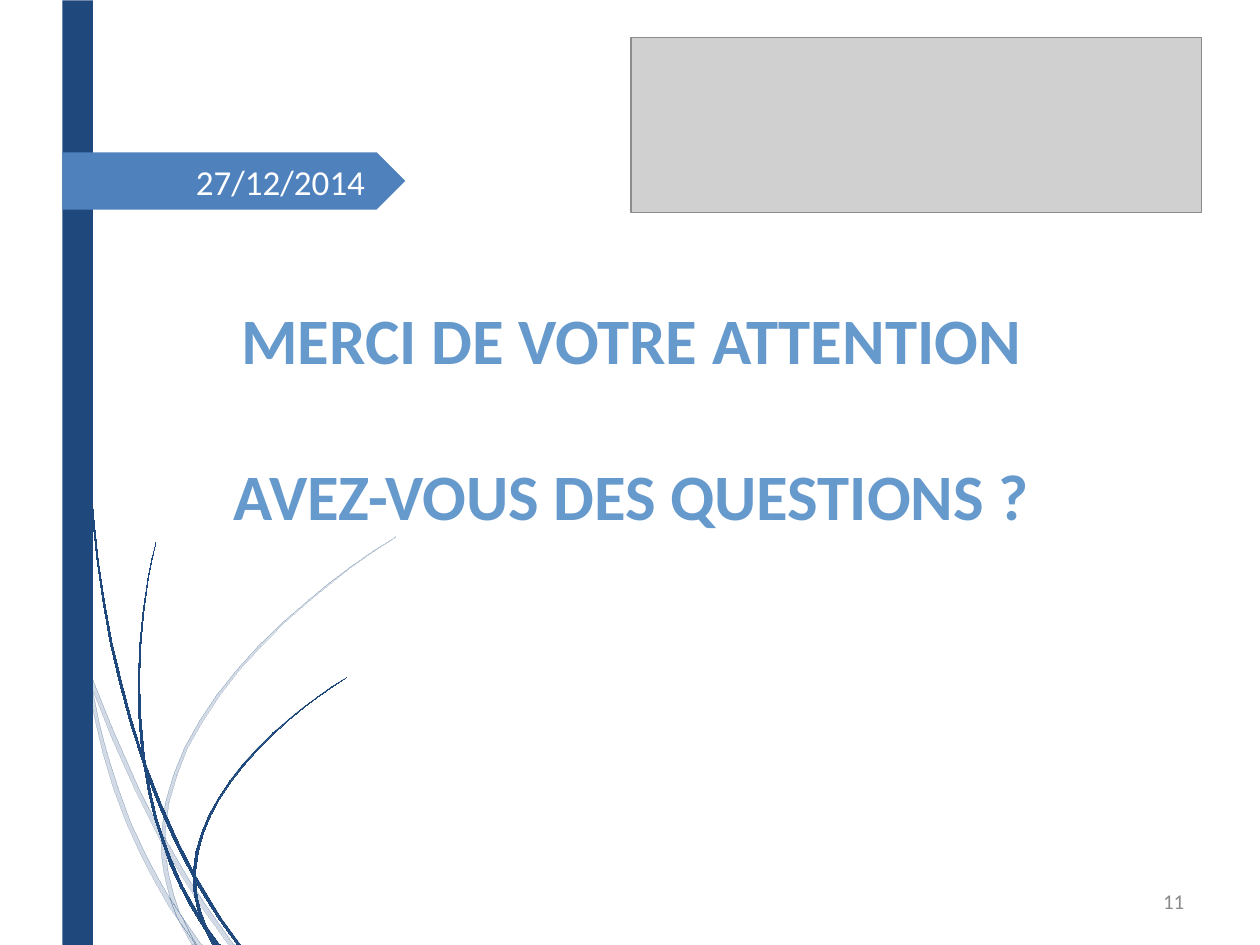
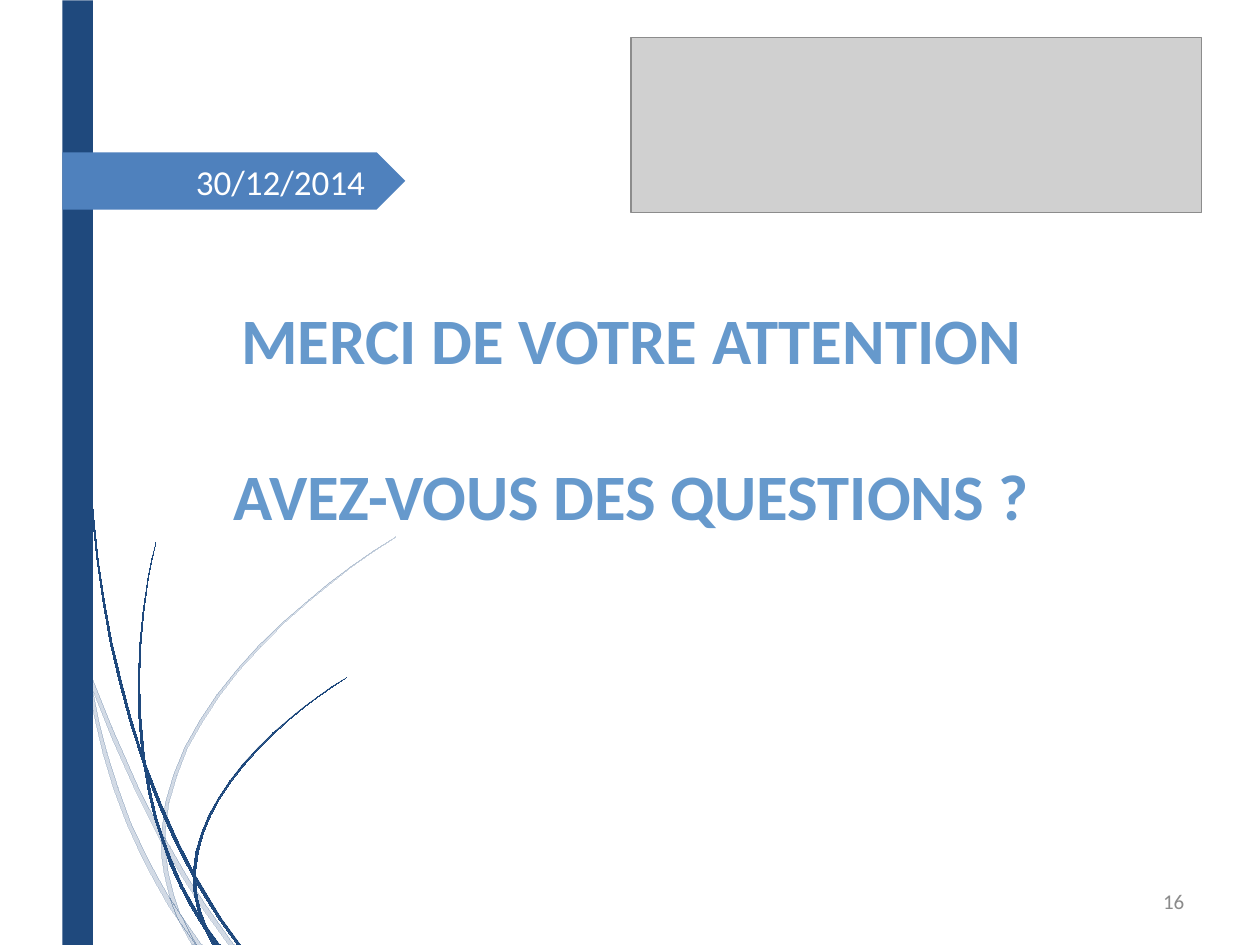
Before and after one commit to AppInfoCPE/genielog, a slide deck: slide 16 of Documentation/presentation.pptx (slide 11 before the commit). Drawn at 1260x945 pixels with LibreOffice and Linux fonts; fonts in the diff are those of the drawing; grey boxes stand for pictures. Boxes give left, top, right and bottom in pixels: in the first picture for what was removed or moved away, otherwise in the second. Text is boxed around its words. In the diff, an @@ line names an element or a change of style, - is before the commit and + after.

```diff
--- a/Documentation/presentation.pptx
+++ b/Documentation/presentation.pptx
@@ text at (x1=196, y1=170, x2=365, y2=197): text changed @@
-27/12/2014
+30/12/2014
@@ page number at (x1=1163, y1=895, x2=1184, y2=909): text changed @@
-11
+16
```
Also in this commit, not shown: 10 other slides changed, 5 slides added, 2 other files.
